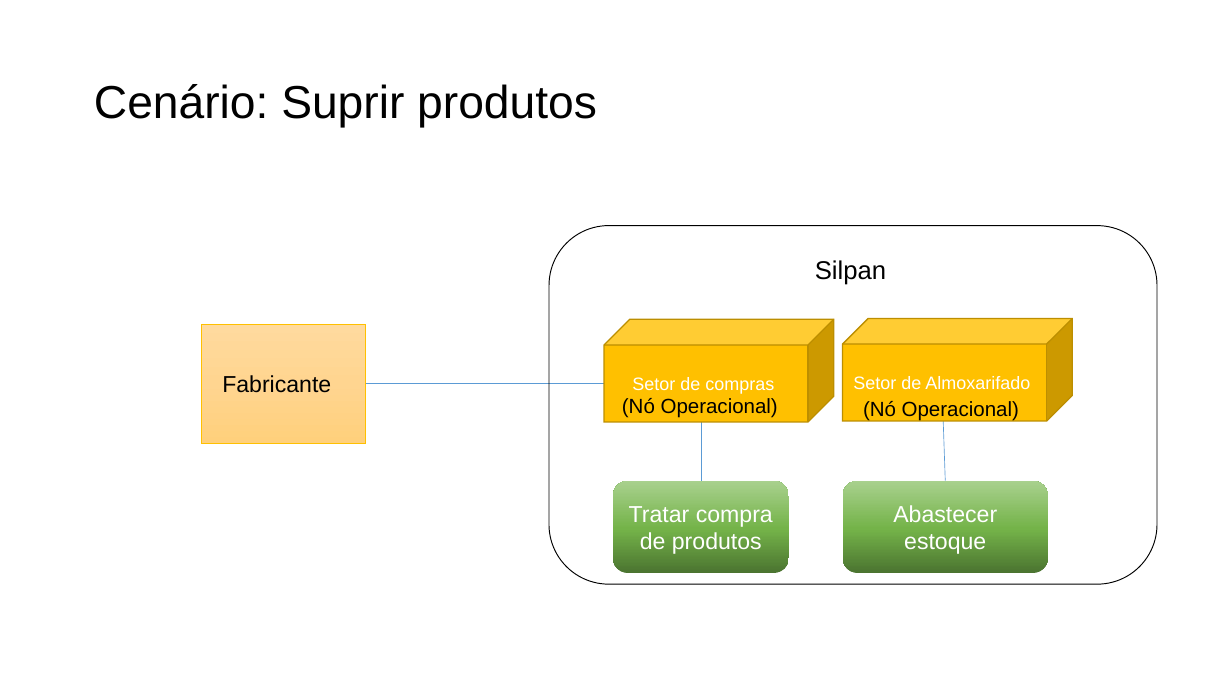
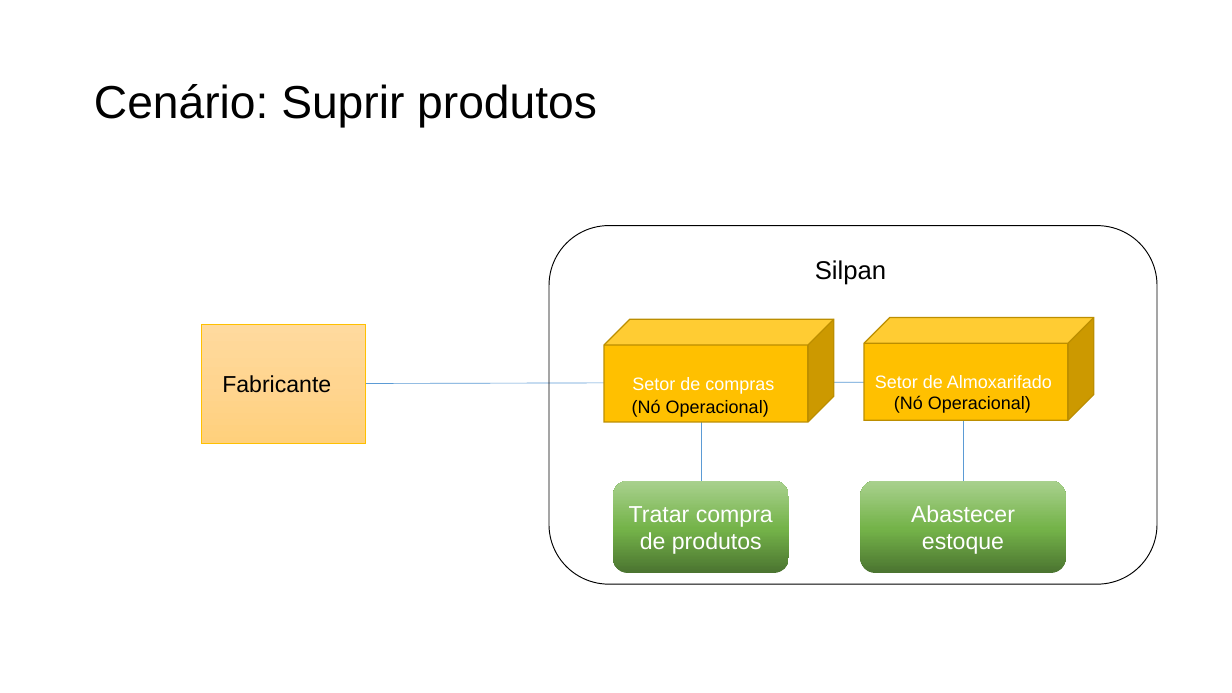
Before and after one commit to Systematicos/FindingApp, a slide deck: slide 7 of Documentation/15._Arquitetura_de_Negócio_para_cada_Cenário.pptx. Drawn at 1232x693 pixels with LibreOffice and Linux fonts; fonts in the diff are those of the drawing. Boxes give left, top, right and bottom in pixels: in the first picture for what was removed or moved away, otherwise in the second. Text is boxed around its words. In the diff, an @@ line names an element or a change of style, - is before the commit and + after.

```diff
--- a/Documentation/15._Arquitetura_de_Negócio_para_cada_Cenário.pptx
+++ b/Documentation/15._Arquitetura_de_Negócio_para_cada_Cenário.pptx
@@ cube "Setor de Almoxarifado" moved from (x1=843, y1=319, x2=1073, y2=421) to (x1=864, y1=318, x2=1094, y2=421) @@
@@ line moved from (365, 384) - (604, 384) to (365, 384) - (1068, 382) @@
@@ text "(Nó Operacional)" at (x1=894, y1=396, x2=1031, y2=413): size 16 to 14 pt @@
@@ text "(Nó Operacional)" moved from (x1=863, y1=401, x2=1019, y2=421) to (x1=894, y1=396, x2=1031, y2=413) @@
@@ line moved from (943, 391) - (945, 481) to (963, 387) - (963, 481) @@
@@ text "(Nó Operacional)" moved from (x1=622, y1=398, x2=778, y2=418) to (x1=632, y1=399, x2=769, y2=417) @@
@@ text "(Nó Operacional)" at (x1=632, y1=399, x2=769, y2=417): size 16 to 14 pt @@
@@ rounded rectangle "Abastecer estoque" moved from (x1=843, y1=481, x2=1048, y2=573) to (x1=860, y1=481, x2=1066, y2=573) @@
```
Also in this commit, not shown: 3 other slides changed, 1 other file.
